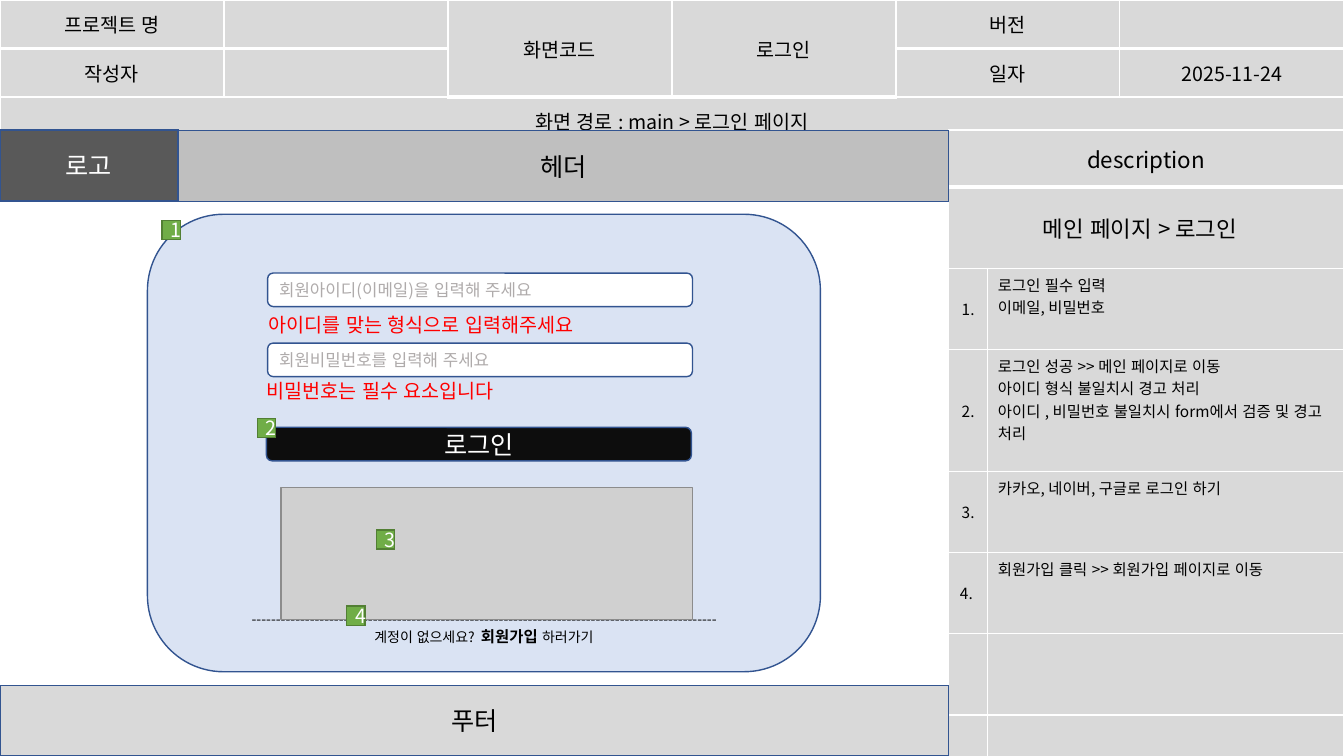
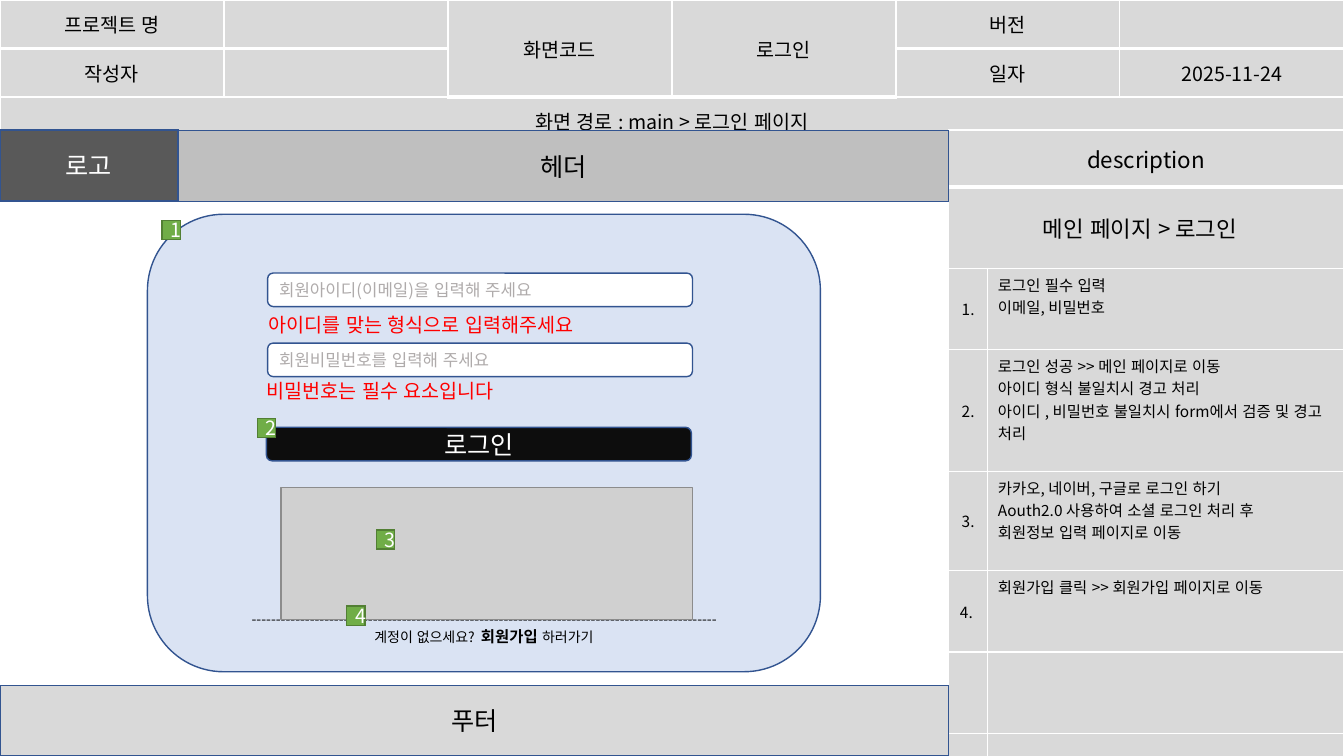
Before and after one commit to imyongchan/source, a slide deck: slide 13 of 스토리보드- 11.20/스토리보드_종합중.pptx (slide 12 before the commit). Drawn at 1344x756 pixels with LibreOffice and Linux fonts; fonts in the diff are those of the drawing; grey boxes stand for pictures. Boxes give left, top, right and bottom in pixels: in the first picture for what was removed or moved away, otherwise in the second. Text is boxed around its words. In the diff, an @@ line names an element or a change of style, - is before the commit and + after.

```diff
--- a/스토리보드- 11.20/스토리보드_종합중.pptx
+++ b/스토리보드- 11.20/스토리보드_종합중.pptx
@@ table at <box>949,130,1344,756</box> @@
-row 5, column 2: 카카오, 네이버, 구글로 로그인 하기
+row 5, column 2: 카카오, 네이버, 구글로 로그인 하기 / Aouth2.0 사용하여 소셜 로그인 처리 후 / 회원정보 입력 페이지로 이동
```
Also in this commit, not shown: 15 other slides changed, 28 slides added, 4 slides removed.
